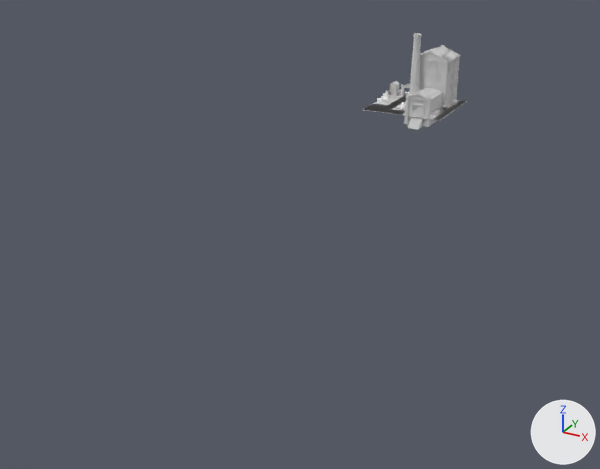
Before and after pictures for a commit that changed the glTF model modular-factories/data/jakob/buildings/sewing_workshop/factory_b2.gltf.
Before and after are seen from a 50 mm camera at (14.9, -39.2, 11.0) aimed at (1.8, -15.4, -0.9). The lights are fixed; the arrows at lower right show +X, +Y and +Z. Objects named as collision shapes, trigger or cutter boxes, shadow casters or lower levels of detail are left out. Where no turn or scale is listed for an object, it has been applied to the vertices.

The first picture shows '_b2_lod0'.
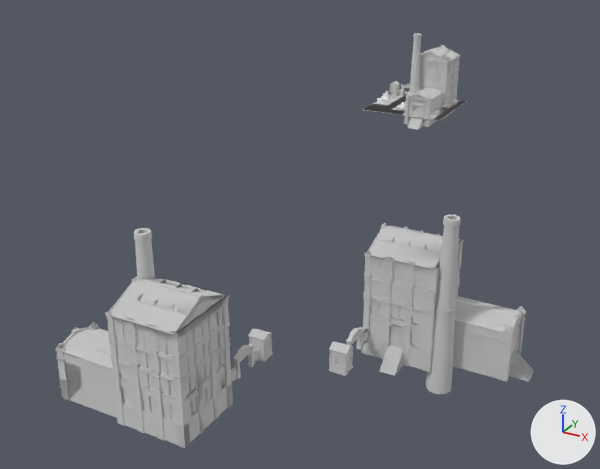
What differs and where, as boxes (x1, y1, x2, y2) in the pictures (600 x 469 px):
'_b2_lod3.001', added: after (56, 228, 271, 445)
    faces in mat_sewing_003 (its picture is missing): (105, 228, 231, 445)
    faces in mat_sewing_adjust_003 (its picture is missing): (56, 324, 116, 417)
    faces in mat_jewelry_adjust_003 (its picture is missing): (231, 347, 258, 380)
'_b2_lod0.001', added: after (56, 229, 273, 448)
'_b2_lod3.002', added: after (329, 215, 534, 394)
    faces in mat_sewing_003 (its picture is missing): (363, 215, 462, 394)
    faces in mat_sewing_adjust_003 (its picture is missing): (455, 298, 534, 382)
    faces in mat_gold_adjust_003 (its picture is missing): (329, 347, 352, 371)
'_b2_lod2.001', added: after (55, 228, 271, 448)
    faces in mat_sewing_002 (its picture is missing): (105, 228, 231, 448)
    faces in mat_sewing_adjust_002 (its picture is missing): (55, 322, 117, 418)
    faces in mat_gold_adjust_002 (its picture is missing): (250, 336, 271, 360)
'_b2_lod1.002', added: after (329, 214, 525, 394)
    faces in mat_sewing_001 (its picture is missing): (361, 214, 462, 394)
    faces in mat_sewing_adjust_001 (its picture is missing): (454, 296, 525, 381)
    faces in mat_gold_adjust_001 (its picture is missing): (329, 349, 352, 375)
'_b2_lod0.002', added: after (329, 218, 525, 394)
'_b2_lod2.002', added: after (331, 215, 526, 394)
    faces in mat_sewing_002 (its picture is missing): (363, 215, 462, 394)
    faces in mat_sewing_adjust_002 (its picture is missing): (453, 299, 526, 366)
'_b2_lod1.001', added: after (58, 229, 273, 439)
    faces in mat_sewing_001 (its picture is missing): (109, 229, 229, 439)
    faces in mat_sewing_adjust_001 (its picture is missing): (58, 327, 110, 405)

Edits to the bpy script that builds the scene:
```text
Add ob_b2_lod3_002:
    ob_b2_lod3_002 = bpy.data.objects.new('_b2_lod3.002', me_b2_lod0_lod3)  # 1276 vertices, 1263 faces; spans x -0.15..5.08, y -3.35..1.23, z -2.25..3.56; in mat_sewing_003 (its picture is missing), mat_sewing_adjust_003 (its picture is missing), mat_gold_adjust_003 (its picture is missing), mat_jewelry_adjust_003 (its picture is missing)
    ob_b2_lod3_002.parent = ob_building2_001
    ob_b2_lod3_002.location = (0.673, 1.605, 0.808)
    ob_b2_lod3_002.rotation_euler = (0.0, 0.0, -1.571)  # degrees (0, 0, -90)
    ob_b2_lod3_002.scale = (0.8, 0.8, 0.8)
Add ob_building2_001:
    ob_building2_001 = bpy.data.objects.new('building2.001', None)
    ob_building2_001.location = (9.0, -22.0, 0.0)
    ob_building2_001.rotation_euler = (0.0, 0.0, 1.571)  # degrees (0, 0, 90)
Add ob_b2_lod2_002:
    ob_b2_lod2_002 = bpy.data.objects.new('_b2_lod2.002', me_b2_lod0_lod2)  # 2116 vertices, 2453 faces; spans x -0.15..5.08, y -3.35..1.23, z -2.25..3.56; in mat_sewing_002 (its picture is missing), mat_sewing_adjust_002 (its picture is missing), mat_gold_adjust_002 (its picture is missing), mat_jewelry_adjust_002 (its picture is missing)
    ob_b2_lod2_002.parent = ob_building2_001
    ob_b2_lod2_002.location = (0.673, 1.605, 0.808)
    ob_b2_lod2_002.rotation_euler = (0.0, 0.0, -1.571)  # degrees (0, 0, -90)
    ob_b2_lod2_002.scale = (0.8, 0.8, 0.8)
Add ob_b2_lod1_002:
    ob_b2_lod1_002 = bpy.data.objects.new('_b2_lod1.002', me_b2_lod0_lod1)  # 3378 vertices, 4192 faces; spans x -0.15..5.08, y -3.35..1.23, z -2.25..3.56; in mat_sewing_001 (its picture is missing), mat_sewing_adjust_001 (its picture is missing), mat_gold_adjust_001 (its picture is missing), mat_jewelry_adjust_001 (its picture is missing)
    ob_b2_lod1_002.parent = ob_building2_001
    ob_b2_lod1_002.location = (0.673, 1.605, 0.808)
    ob_b2_lod1_002.rotation_euler = (0.0, 0.0, -1.571)  # degrees (0, 0, -90)
    ob_b2_lod1_002.scale = (0.8, 0.8, 0.8)
Add ob_b2_lod0_002:
    ob_b2_lod0_002 = bpy.data.objects.new('_b2_lod0.002', me_mesh_0_403)
    ob_b2_lod0_002.parent = ob_building2_001
    ob_b2_lod0_002.location = (0.673, 1.605, 0.808)
    ob_b2_lod0_002.rotation_euler = (0.0, 0.0, -1.571)  # degrees (0, 0, -90)
    ob_b2_lod0_002.scale = (0.8, 0.8, 0.8)
Add ob_b2_lod3_001:
    ob_b2_lod3_001 = bpy.data.objects.new('_b2_lod3.001', me_b2_lod0_lod3)  # 1276 vertices, 1263 faces; spans x -0.15..5.08, y -3.35..1.23, z -2.25..3.56; in mat_sewing_003 (its picture is missing), mat_sewing_adjust_003 (its picture is missing), mat_gold_adjust_003 (its picture is missing), mat_jewelry_adjust_003 (its picture is missing)
    ob_b2_lod3_001.parent = ob_building2
    ob_b2_lod3_001.location = (0.673, 1.605, 0.808)
    ob_b2_lod3_001.rotation_euler = (0.0, 0.0, -1.571)  # degrees (0, 0, -90)
    ob_b2_lod3_001.scale = (0.8, 0.8, 0.8)
Add ob_building2:
    ob_building2 = bpy.data.objects.new('building2', None)
    ob_building2.location = (4.0, -26.0, 0.0)
    ob_building2.rotation_euler = (0.0, 0.0, -1.571)  # degrees (0, 0, -90)
Add ob_b2_lod2_001:
    ob_b2_lod2_001 = bpy.data.objects.new('_b2_lod2.001', me_b2_lod0_lod2)  # 2116 vertices, 2453 faces; spans x -0.15..5.08, y -3.35..1.23, z -2.25..3.56; in mat_sewing_002 (its picture is missing), mat_sewing_adjust_002 (its picture is missing), mat_gold_adjust_002 (its picture is missing), mat_jewelry_adjust_002 (its picture is missing)
    ob_b2_lod2_001.parent = ob_building2
    ob_b2_lod2_001.location = (0.673, 1.605, 0.808)
    ob_b2_lod2_001.rotation_euler = (0.0, 0.0, -1.571)  # degrees (0, 0, -90)
    ob_b2_lod2_001.scale = (0.8, 0.8, 0.8)
Add ob_b2_lod1_001:
    ob_b2_lod1_001 = bpy.data.objects.new('_b2_lod1.001', me_b2_lod0_lod1)  # 3378 vertices, 4192 faces; spans x -0.15..5.08, y -3.35..1.23, z -2.25..3.56; in mat_sewing_001 (its picture is missing), mat_sewing_adjust_001 (its picture is missing), mat_gold_adjust_001 (its picture is missing), mat_jewelry_adjust_001 (its picture is missing)
    ob_b2_lod1_001.parent = ob_building2
    ob_b2_lod1_001.location = (0.673, 1.605, 0.808)
    ob_b2_lod1_001.rotation_euler = (0.0, 0.0, -1.571)  # degrees (0, 0, -90)
    ob_b2_lod1_001.scale = (0.8, 0.8, 0.8)
Add ob_b2_lod0_001:
    ob_b2_lod0_001 = bpy.data.objects.new('_b2_lod0.001', me_mesh_0_403)
    ob_b2_lod0_001.parent = ob_building2
    ob_b2_lod0_001.location = (0.673, 1.605, 0.808)
    ob_b2_lod0_001.rotation_euler = (0.0, 0.0, -1.571)  # degrees (0, 0, -90)
    ob_b2_lod0_001.scale = (0.8, 0.8, 0.8)
```
